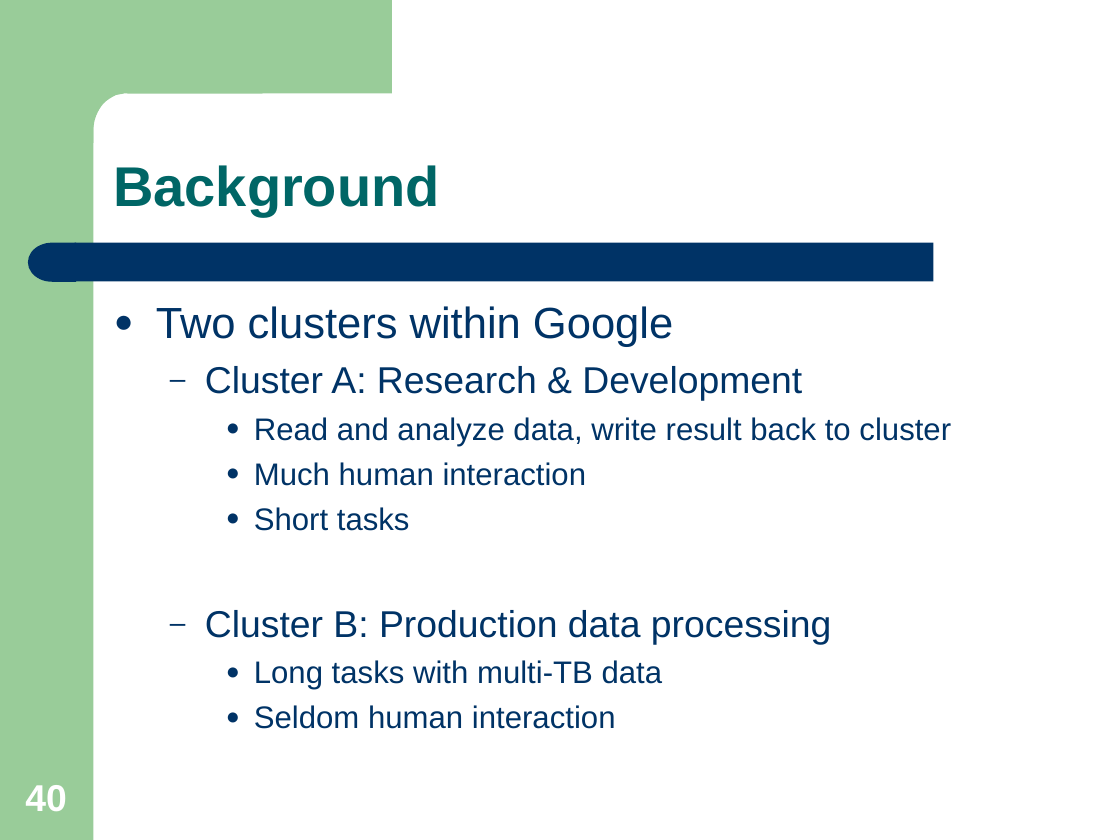
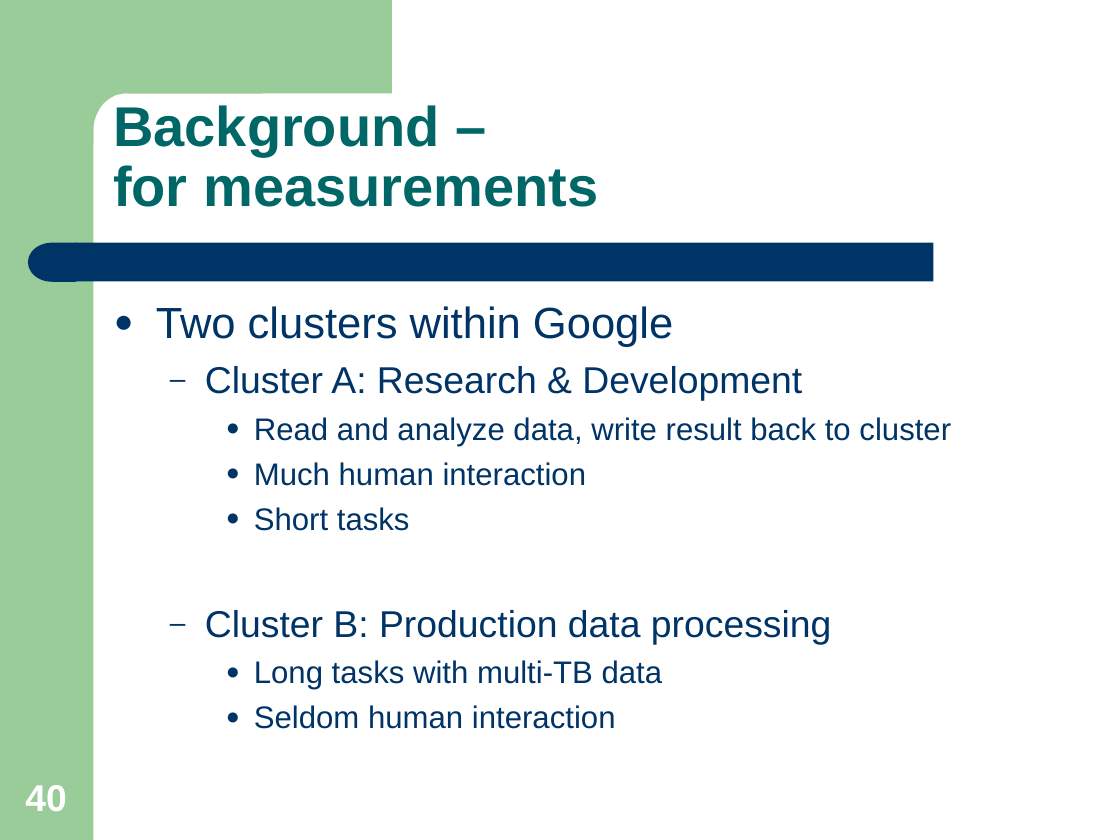
Before and after one commit to kingzevin/notes, a slide deck: slide 40 of distributed system/gfs - king.zevin.ppt. Drawn at 1120x840 pixels with LibreOffice and Linux fonts; fonts in the diff are those of the drawing. Boxes give left, top, right and bottom in pixels: in the first picture for what was removed or moved away, otherwise in the second. Text is boxed around its words. In the diff, an @@ line names an element or a change of style, - is before the commit and + after.

```diff
--- a/distributed system/gfs - king.zevin.ppt
+++ b/distributed system/gfs - king.zevin.ppt
@@ text at (113,105,598,207): text changed @@
-Background
+Background –
+for measurements
```
Also in this commit, not shown: 6 other slides changed, 1 other file.
